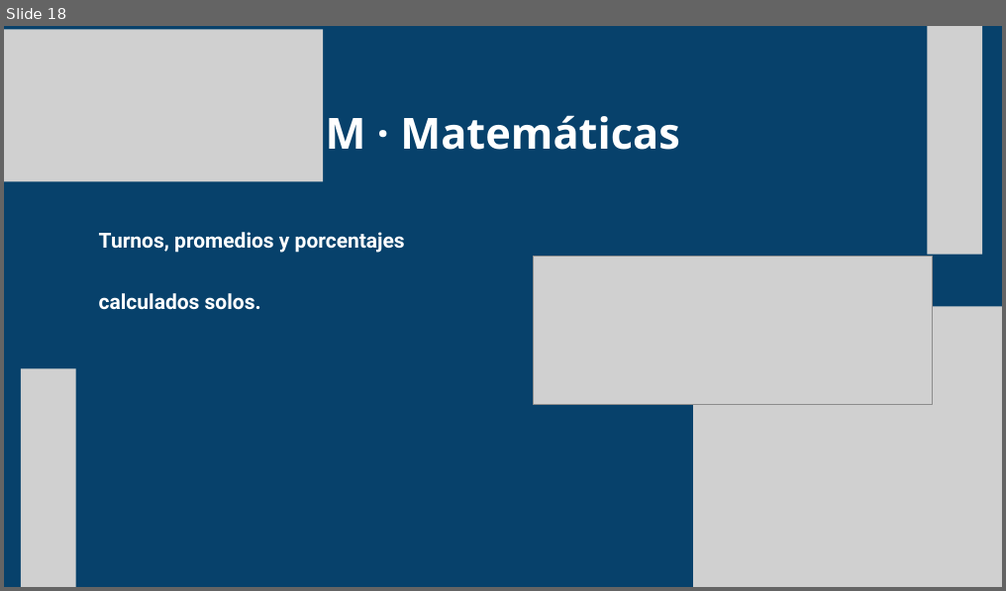
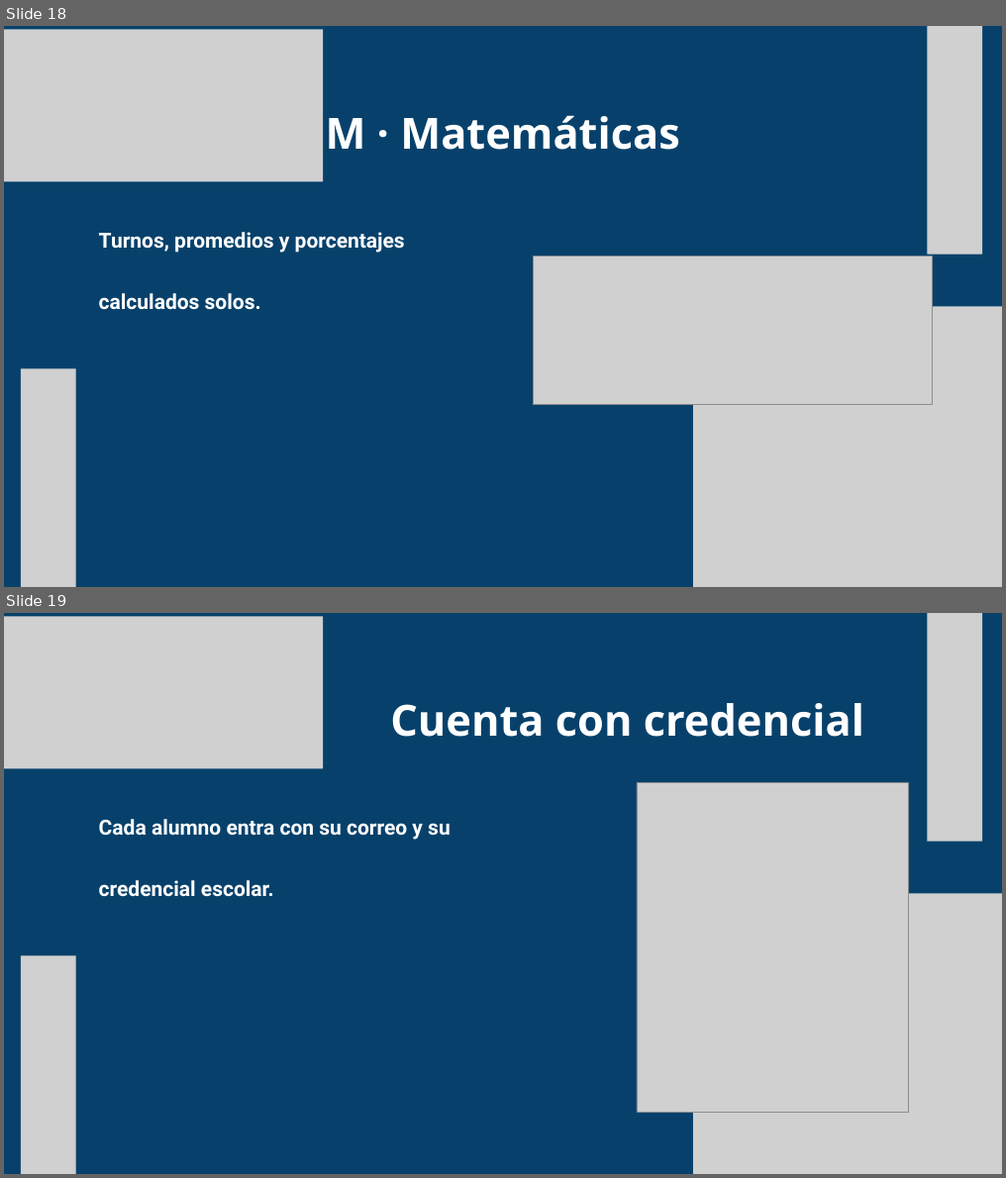
Before and after one commit to ejercitopalomazi9111-arch/mazi-central, a slide deck: fadori/presentacion/Fadori-STEAM.pptx. Shown one above the other, each under a label of ours: slide 18 before the commit, slides 18 and 19 after it. The pictures are 1006x591 and 1006x1178 pixels, drawn with LibreOffice and Linux fonts; fonts in the diff are those of the drawing; grey boxes stand for pictures. Boxes give left, top, right and bottom in pixels: in the first picture for what was removed or moved away, otherwise in the second. Text is boxed around its words. In the diff, an @@ line names an element or a change of style, - is before the commit and + after.

```diff
--- a/fadori/presentacion/Fadori-STEAM.pptx
+++ b/fadori/presentacion/Fadori-STEAM.pptx
@@ slide 19 added at (x1=4, y1=613, x2=1002, y2=1174), background #07416B @@
@@ picture added at (x1=4, y1=616, x2=323, y2=769) @@
@@ picture added at (x1=927, y1=613, x2=982, y2=842) @@
@@ text added at (x1=390, y1=703, x2=864, y2=737), 62 pt, text #FFFFFF, bold @@
+Cuenta con credencial
@@ picture added at (x1=637, y1=782, x2=909, y2=1112) @@
@@ text added at (x1=99, y1=819, x2=450, y2=897), 30 pt, text #FFFFFF, bold @@
+Cada alumno entra con su correo y su credencial escolar.
@@ picture added at (x1=693, y1=893, x2=1002, y2=1173) @@
@@ picture added at (x1=21, y1=957, x2=76, y2=1174) @@
```
Also in this commit, not shown: 5 slides changed, 5 other slides added, 21 other files.
